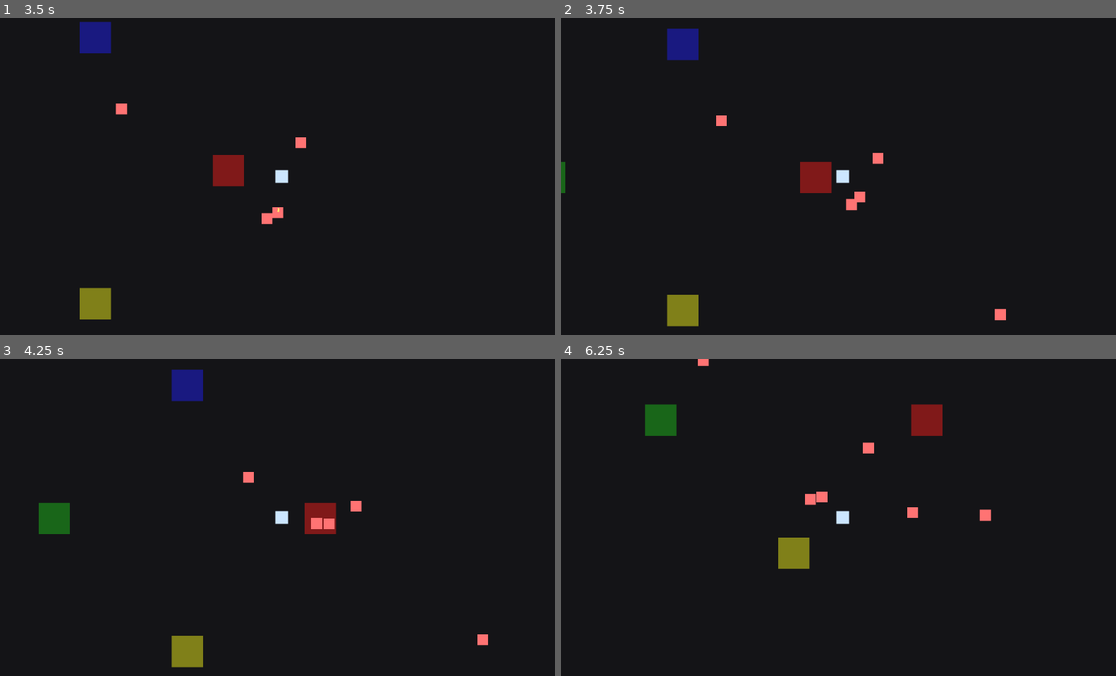
Above: before the commit, frames 1-4 (two rows, left to right).
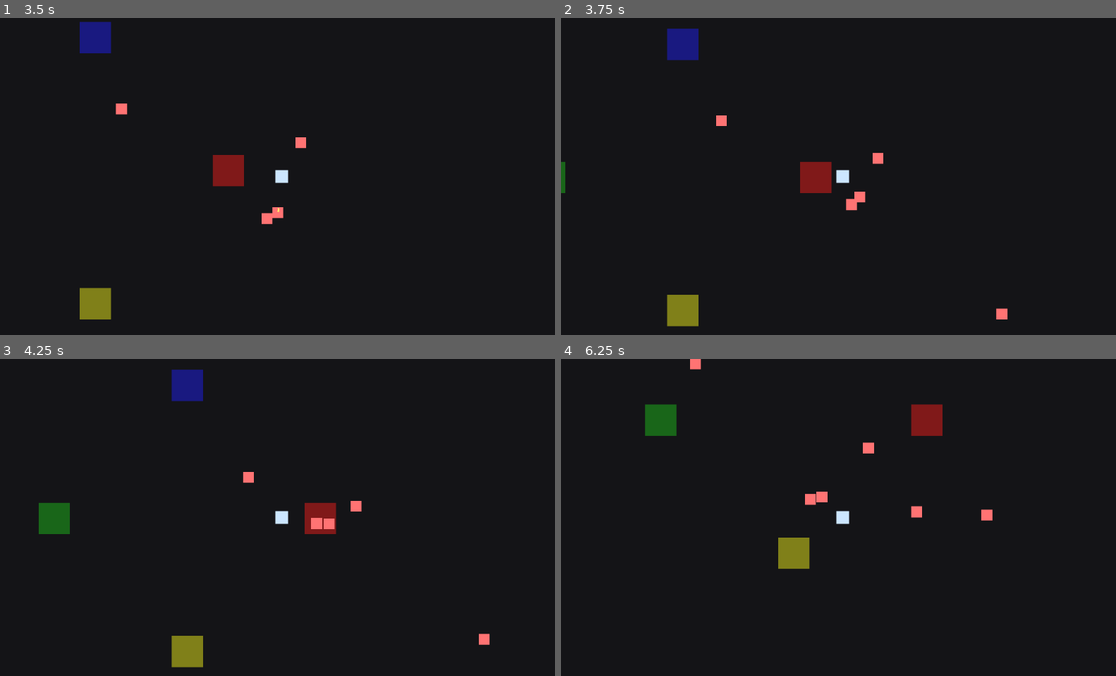
Above: after the commit, the same moments.

Repository: KevinRabbe/bullet-hell-roughe-lite
Game: Godot game, scene res://scenes/Main.tscn
Two runs of this game, one before a commit and one after it. Both use one fixed random seed, a clock stepped at 60 frames per second and the inputs below.
Inputs:
- Up to frame 1 (3.5 s): tap Enter at 0.5 s; hold D (move_right) 0.53-1.28 s; hold E (interact) 0.53-1.28 s; hold S (move_down) 1.28-2.03 s; tap E (interact) at 1.35, 2.85 s; hold D (move_right) 2.03-2.78 s; hold E (interact) 2.03-2.78 s; hold W (move_up) from 2.78 s (still down)
- Up to frame 2 (3.75 s): release W (move_up) at 3.53 s; hold A (move_left) from 3.53 s (still down); hold E (interact) from 3.53 s (still down)
- Up to frame 3 (4.25 s): keep holding A (move_left); keep holding E (interact)
- Up to frame 4 (6.25 s): release E (interact) at 4.28 s; tap E (interact) at 4.35, 5.85 s; release A (move_left) at 5.03 s; hold S (move_down) 5.03-5.78 s; hold E (interact) 5.03-5.78 s; hold D (move_right) from 5.78 s (still down)

Frame 1 is identical in both runs. In frame 2, less than 0.1% of the frame differs, in the area x 78-81%, y 91-96%; in frame 3, less than 0.1%; in frame 4, 0.2%, in the area x 23-78%, y 0-52%.

Commit message:
Task 3: add 60s wave timer and spawn scaling

Diff:
--- a/scripts/spawning/enemy_spawner.gd
+++ b/scripts/spawning/enemy_spawner.gd
@@ -5,10 +5,14 @@
 @export var spawn_interval_seconds: float = 1.5
 @export var spawn_radius: float = 420.0
 @export var max_alive_enemies: int = 20
+@export var wave_duration_seconds: float = 60.0
+@export var min_spawn_interval_seconds: float = 0.7
 
 var target: Node2D
 var rng := RandomNumberGenerator.new()
 var spawn_timer: Timer
+var wave_elapsed_seconds: float = 0.0
+var countdown_print_accumulator: float = 0.0
 
 func _ready() -> void:
 	if target_path != NodePath():
@@ -22,10 +26,31 @@
 	add_child(spawn_timer)
 	spawn_timer.timeout.connect(_on_spawn_timer_timeout)
 
+func _process(delta: float) -> void:
+	if wave_elapsed_seconds >= wave_duration_seconds:
+		return
+
+	wave_elapsed_seconds += delta
+	countdown_print_accumulator += delta
+	if countdown_print_accumulator >= 1.0:
+		countdown_print_accumulator = 0.0
+		var remaining := ceili(maxf(wave_duration_seconds - wave_elapsed_seconds, 0.0))
+		print("Wave time left: %ds" % remaining)
+
+	var progress := clampf(wave_elapsed_seconds / wave_duration_seconds, 0.0, 1.0)
+	var scaled_interval := lerpf(spawn_interval_seconds, min_spawn_interval_seconds, progress)
+	spawn_timer.wait_time = maxf(scaled_interval, min_spawn_interval_seconds)
+
+	if wave_elapsed_seconds >= wave_duration_seconds:
+		spawn_timer.stop()
+		print("Wave complete.")
+
 func _on_spawn_timer_timeout() -> void:
 	if enemy_scene == null:
 		return
 	if target == null or not is_instance_valid(target):
+		return
+	if wave_elapsed_seconds >= wave_duration_seconds:
 		return
 	if _count_alive_enemies() >= max_alive_enemies:
 		return
